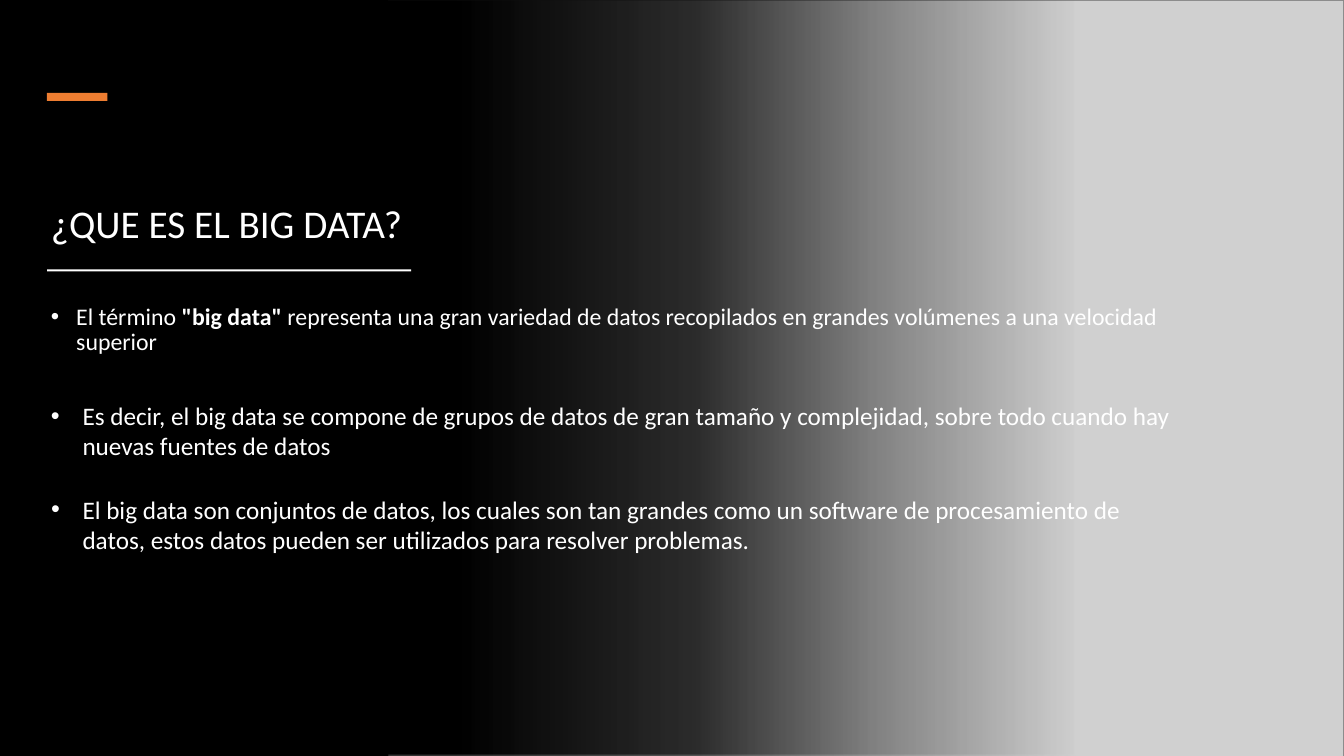
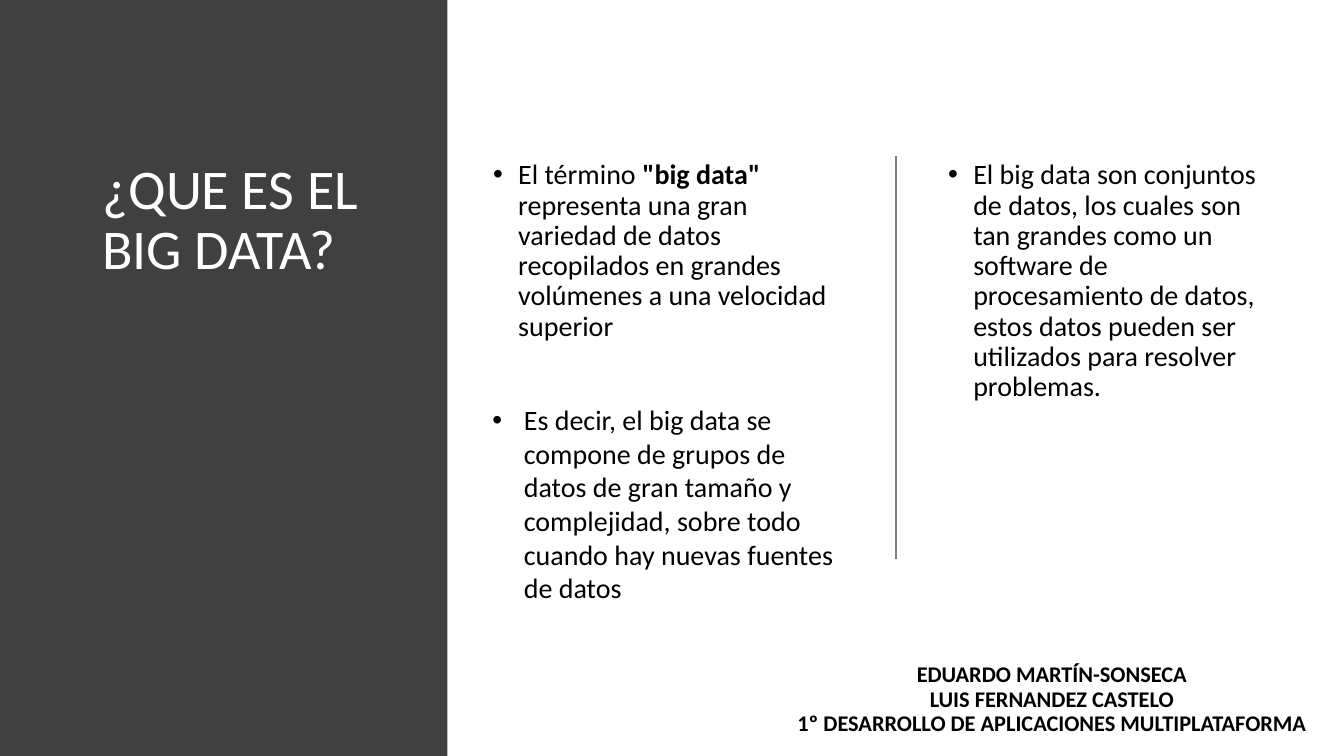
Before and after one commit to maraloeDev/Grado_SuperiorDAM, a slide deck: slide 3 of Bases de Datos/1º Evaluación/Ejercicios/Ejercicio2/Explotación de bases de datos Big Data.pptx. Drawn at 1344x756 pixels with LibreOffice and Linux fonts; fonts in the diff are those of the drawing; grey boxes stand for pictures. Boxes give left, top, right and bottom in pixels: in the first picture for what was removed or moved away, otherwise in the second. Text is boxed around its words. In the diff, an @@ line names an element or a change of style, - is before the commit and + after.

Commit message:
BD

```diff
--- a/Bases de Datos/1º Evaluación/Ejercicios/Ejercicio2/Explotación de bases de datos Big Data.pptx
+++ b/Bases de Datos/1º Evaluación/Ejercicios/Ejercicio2/Explotación de bases de datos Big Data.pptx
@@ background #000000 to #FFFFFF @@
@@ rectangle removed at <box>0,0,1076,756</box> @@
@@ rectangle added at <box>0,0,448,756</box>, fill #404040 @@
@@ picture removed at <box>388,1,1344,756</box> @@
@@ rectangle removed at <box>46,93,107,101</box> @@
@@ title "¿QUE ES EL BIG DATA?": place and size @@
-title "¿QUE ES EL BIG DATA?" at <box>51,211,402,245</box>
+title "¿QUE ES EL BIG DATA?" at <box>102,172,358,270</box>
@@ title "¿QUE ES EL BIG DATA?" at <box>102,172,358,270</box>: size 28 to 40 pt; vertical alignment bottom to top @@
@@ text "El término "big data" representa ...": place and size @@
-text "El término "big data" representa ..." at <box>76,308,1156,354</box>
+text "El término "big data" representa ..." at <box>518,164,827,341</box>
@@ text "El término "big data" representa ..." at <box>518,164,827,341</box>: size 17 to 20 pt, text colour #FFFFFF to #000000 @@
@@ line added from (896, 155) to (896, 559), #808080 1 pt @@
@@ text "El big data son conjuntos ...": place and size @@
-text "El big data son conjuntos ..." at <box>83,501,1120,553</box>
+text "El big data son conjuntos ..." at <box>973,164,1256,401</box>
@@ text "El big data son conjuntos ..." at <box>973,164,1256,401</box>: size 18 to 20 pt, text colour #FFFFFF to #000000; indent changed; line spacing 1 to 0.9; more space between paragraphs @@
@@ rectangle removed at <box>47,269,411,271</box> @@
@@ text "Es decir, el big data ...": place and size @@
-text "Es decir, el big data ..." at <box>83,405,1169,456</box>
+text "Es decir, el big data ..." at <box>524,410,833,599</box>
@@ text "Es decir, el big data ..." at <box>524,410,833,599</box>: size 18 to 20 pt, text colour #FFFFFF to #000000 @@
@@ text added at <box>797,664,1306,731</box>, 16 pt, text #000000, bold @@
+EDUARDO MARTÍN-SONSECA
+LUIS FERNANDEZ CASTELO
+1º DESARROLLO DE APLICACIONES MULTIPLATAFORMA
```
Also in this commit, not shown: 4 other slides changed, 1 slide added.
